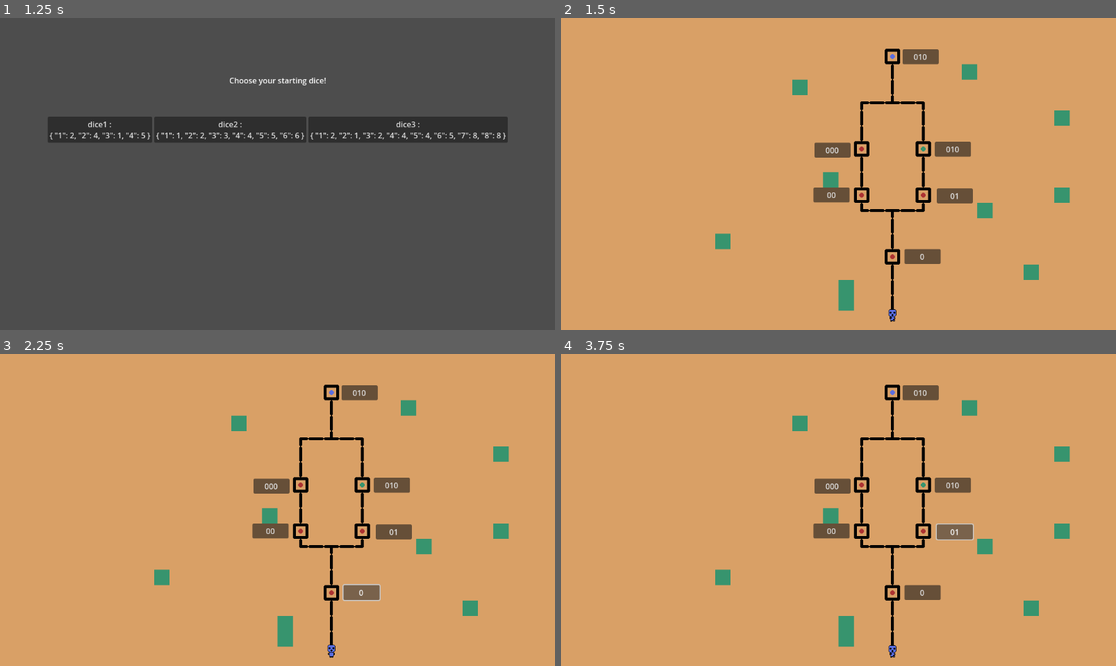
Above: before the commit, frames 1-4 (two rows, left to right).
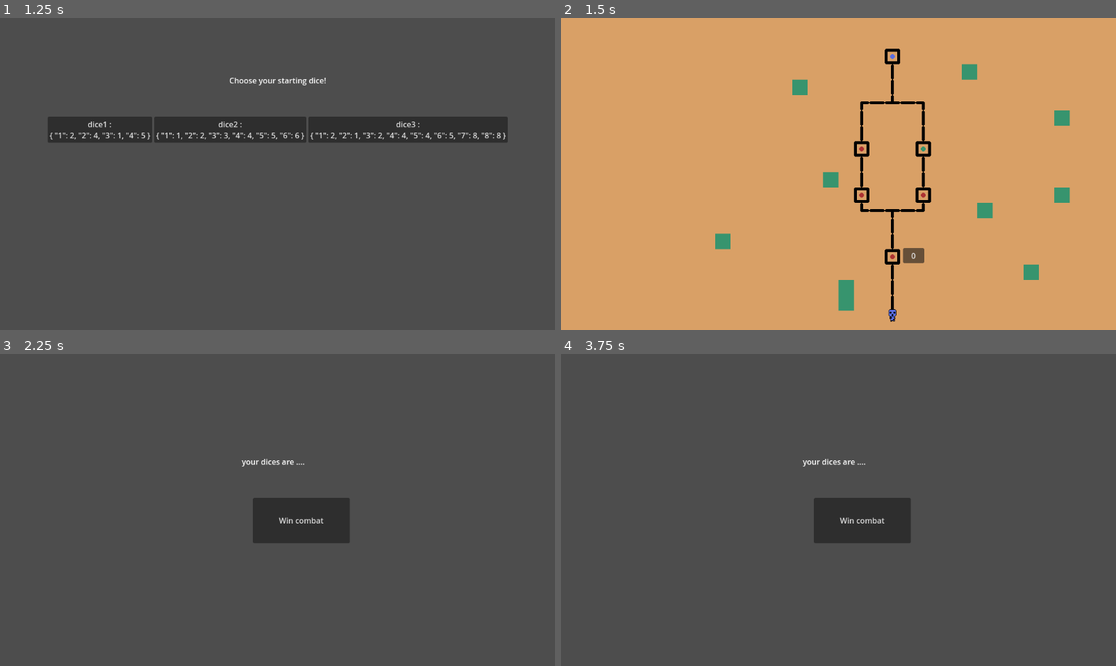
Above: after the commit, the same moments.

Repository: icvara/IMPROGAMEJAM2
Game: Godot game, scene res://Scenes/main_menu.tscn
Two runs of this game, one before a commit and one after it. Both use one fixed random seed, a clock stepped at 60 frames per second and the inputs below.
Inputs (mouse positions are in pixels of both pictures, inside the frame that each line leads up to):
- Up to frame 1 (1.25 s): click "Start game" at 0.5 s
- Up to frame 2 (1.5 s): click "dice1 : { '1': 2, '2': 4, '3'…" at 1.25 s
- Up to frame 3 (2.25 s): click "0" at 2 s
- Up to frame 4 (3.75 s): click (860, 519) at 2.75 s, where only the run after the commit has a clickable "Win combat"; click "01" at 3.5 s

Frame 1 is identical in both runs. In frame 2, 1.8% of the frame differs, in the area x 45-75%, y 10-79%; in frame 3, 100%; in frame 4, 100%, in the area x 0-100%, y 0-100%.
Error in both runs: Invalid access to property or key 'example' on a base object of type 'Node (save.gd)'. (res://Scripts/main_menu.gd:4)

Commit message:
path done

Diff:
--- /dev/null
+++ b/impro_gamejam_2/Scenes/path_choice.tscn
@@ -0,0 +1,16 @@
+[gd_scene load_steps=2 format=3 uid="uid://dsawis6clt7ks"]
+
+[ext_resource type="Script" uid="uid://dymj4xxt2008v" path="res://Scripts/path_choice.gd" id="1_alg4u"]
+
+[node name="Path_choice" type="Button"]
+anchors_preset = 15
+anchor_right = 1.0
+anchor_bottom = 1.0
+offset_right = -1068.0
+offset_bottom = -617.0
+grow_horizontal = 2
+grow_vertical = 2
+text = "TEST"
+script = ExtResource("1_alg4u")
+
+[connection signal="pressed" from="." to="." method="_on_pressed"]
--- a/impro_gamejam_2/Scenes/world_map.tscn
+++ b/impro_gamejam_2/Scenes/world_map.tscn
@@ -1,8 +1,9 @@
-[gd_scene load_steps=7 format=4 uid="uid://wj82vnrhk3qm"]
+[gd_scene load_steps=8 format=4 uid="uid://wj82vnrhk3qm"]
 
 [ext_resource type="Script" uid="uid://c1hti13e7ql6k" path="res://Scripts/world_map.gd" id="1_rvr0e"]
 [ext_resource type="Texture2D" uid="uid://cn6ur2s2qw23d" path="res://Assets/asset temporaire+.png" id="2_b7gke"]
 [ext_resource type="Texture2D" uid="uid://bv0wxkqjhulgc" path="res://Assets/Path_tileset.png" id="2_llh6y"]
+[ext_resource type="PackedScene" uid="uid://dsawis6clt7ks" path="res://Scenes/path_choice.tscn" id="3_67byq"]
 [ext_resource type="PackedScene" uid="uid://imjepunv7ehx" path="res://Scenes/palyer.tscn" id="4_g8h5j"]
 
 [sub_resource type="TileSetAtlasSource" id="TileSetAtlasSource_g8h5j"]
@@ -98,6 +99,49 @@
 tile_map_data = PackedByteArray("AAATAAgAAAADAAAAAAATAAkAAAAAAAAAAAATAAoAAAAAAAAAAAATAAsAAAADAAAAAAATAAwAAAAAAAMAAAAVAA …(416 unchanged characters)…
 tile_set = SubResource("TileSet_67byq")
 
+[node name="Path" type="Node2D" parent="."]
+
+[node name="Path_choice" parent="Path" instance=ExtResource("3_67byq")]
+offset_left = 710.0
+offset_top = 478.0
+offset_right = 754.0
+offset_bottom = 509.0
+new_path = "0"
+
+[node name="Path_choice2" parent="Path" instance=ExtResource("3_67byq")]
+offset_left = 778.0
+offset_top = 354.0
+offset_right = 822.0
+offset_bottom = 385.0
+new_path = "01"
+
+[node name="Path_choice3" parent="Path" instance=ExtResource("3_67byq")]
+offset_left = 558.0
+offset_top = 354.0
+offset_right = 602.0
+offset_bottom = 385.0
+new_path = "00"
+
+[node name="Path_choice4" parent="Path" instance=ExtResource("3_67byq")]
+offset_left = 558.0
+offset_top = 256.0
+offset_right = 602.0
+offset_bottom = 287.0
+
+[node name="Path_choice5" parent="Path" instance=ExtResource("3_67byq")]
+offset_left = 775.0
+offset_top = 256.0
+offset_right = 819.0
+offset_bottom = 287.0
+new_path = "010"
+
+[node name="Path_choice6" parent="Path" instance=ExtResource("3_67byq")]
+offset_left = 714.0
+offset_top = 61.0
+offset_right = 758.0
+offset_bottom = 92.0
+new_path = "0X00"
+
 [node name="BoxContainer" type="BoxContainer" parent="."]
 visible = false
 layout_mode = 0
@@ -109,62 +153,5 @@
 layout_mode = 2
 texture = ExtResource("2_b7gke")
 
-[node name="0" type="Button" parent="."]
-layout_mode = 0
-offset_left = 713.0
-offset_top = 480.0
-offset_right = 788.0
-offset_bottom = 511.0
-text = "0"
-
-[node name="00" type="Button" parent="."]
-layout_mode = 0
-offset_left = 524.0
-offset_top = 352.0
-offset_right = 599.0
-offset_bottom = 383.0
-text = "00"
-
-[node name="01" type="Button" parent="."]
-layout_mode = 0
-offset_left = 780.0
-offset_top = 354.0
-offset_right = 855.0
-offset_bottom = 385.0
-text = "01
-"
-
-[node name="000" type="Button" parent="."]
-layout_mode = 0
-offset_left = 526.0
-offset_top = 259.0
-offset_right = 601.0
-offset_bottom = 290.0
-text = "000
-"
-
-[node name="010" type="Button" parent="."]
-layout_mode = 0
-offset_left = 776.0
-offset_top = 257.0
-offset_right = 851.0
-offset_bottom = 288.0
-text = "010"
-
-[node name="011" type="Button" parent="."]
-layout_mode = 0
-offset_left = 709.0
-offset_top = 65.0
-offset_right = 784.0
-offset_bottom = 96.0
-text = "010"
-
 [node name="Palyer" parent="." instance=ExtResource("4_g8h5j")]
 position = Vector2(688, 616)
-
-[connection signal="pressed" from="0" to="." method="_on_event_11_pressed"]
-[connection signal="pressed" from="00" to="." method="_on_event_21_pressed"]
-[connection signal="pressed" from="01" to="." method="_on_event_22_pressed"]
-[connection signal="pressed" from="000" to="." method="_on_event_31_pressed"]
-[connection signal="pressed" from="010" to="." method="_on_event_41_pressed"]
-[connection signal="pressed" from="011" to="." method="_on_event_41_pressed"]
--- a/impro_gamejam_2/Scripts/combat.gd
+++ b/impro_gamejam_2/Scripts/combat.gd
@@ -12,6 +12,5 @@
 
 
 func _on_button_pressed() -> void:
-	Save.current_path = 20
-
+	#Save.current_path = "0"
 	get_tree().change_scene_to_file("res://Scenes/world_map.tscn")
--- /dev/null
+++ b/impro_gamejam_2/Scripts/path_choice.gd
@@ -0,0 +1,32 @@
+extends Button
+
+@export var new_path = "000"
+
+var need_to_show = true
+
+func show_choice():
+	var i = 0
+	for c in Save.current_path:
+		if new_path.substr(i,1) != "X":
+				if new_path.substr(i,1)!=c:
+					return false
+		i = i + 1
+
+
+
+
+
+func _ready() -> void:
+	text = new_path
+	if Save.current_path.length() + 1 == new_path.length():
+		show()
+	else:
+		hide()
+
+	if show_choice() == false:
+		hide()
+
+func _on_pressed() -> void:
+	Save.current_path = new_path
+	Save.player_position = position
+	get_tree().change_scene_to_file("res://Scenes/combat.tscn")
--- a/impro_gamejam_2/Scripts/save.gd
+++ b/impro_gamejam_2/Scripts/save.gd
@@ -51,4 +51,4 @@
 
 var player_position
 var path
-var current_path =0
+var current_path = ""
--- a/impro_gamejam_2/Scripts/world_map.gd
+++ b/impro_gamejam_2/Scripts/world_map.gd
@@ -5,37 +5,5 @@
 
 func _ready() -> void:
 	#Save.path = [0,10,11,20,21,30,21,4]
-	if Save.current_path != 0:
+	if Save.current_path != "":
 		$Palyer.position = Save.player_position
-
-
-func show_path():
-	pass
-	for c in Save.current_path:
-
-		if Save.current_path == "0":
-			$"Event1-1".show()
-
-
-
-
-func _on_event_11_pressed() -> void:
-	Save.current_path = "0"
-	Save.player_position = $"Event1-1".position
-	get_tree().change_scene_to_file("res://Scenes/combat.tscn")
-
-
-func _on_event_21_pressed() -> void:
-	pass # Replace with function body.
-
-
-func _on_event_22_pressed() -> void:
-	pass # Replace with function body.
-
-
-func _on_event_31_pressed() -> void:
-	pass # Replace with function body.
-
-
-func _on_event_41_pressed() -> void:
-	pass # Replace with function body.
Not shown, added: impro_gamejam_2/Scripts/path_choice.gd.uid
